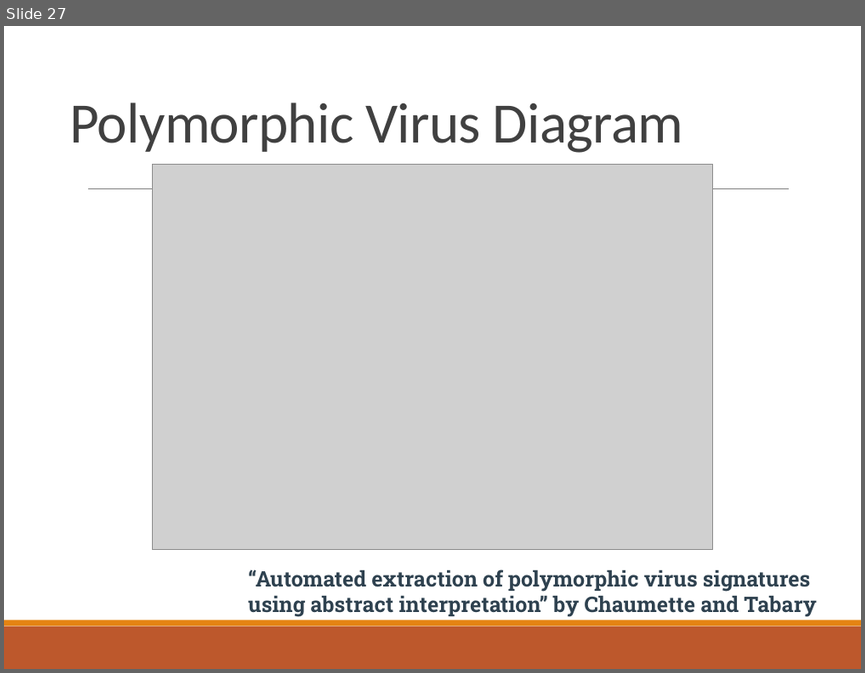
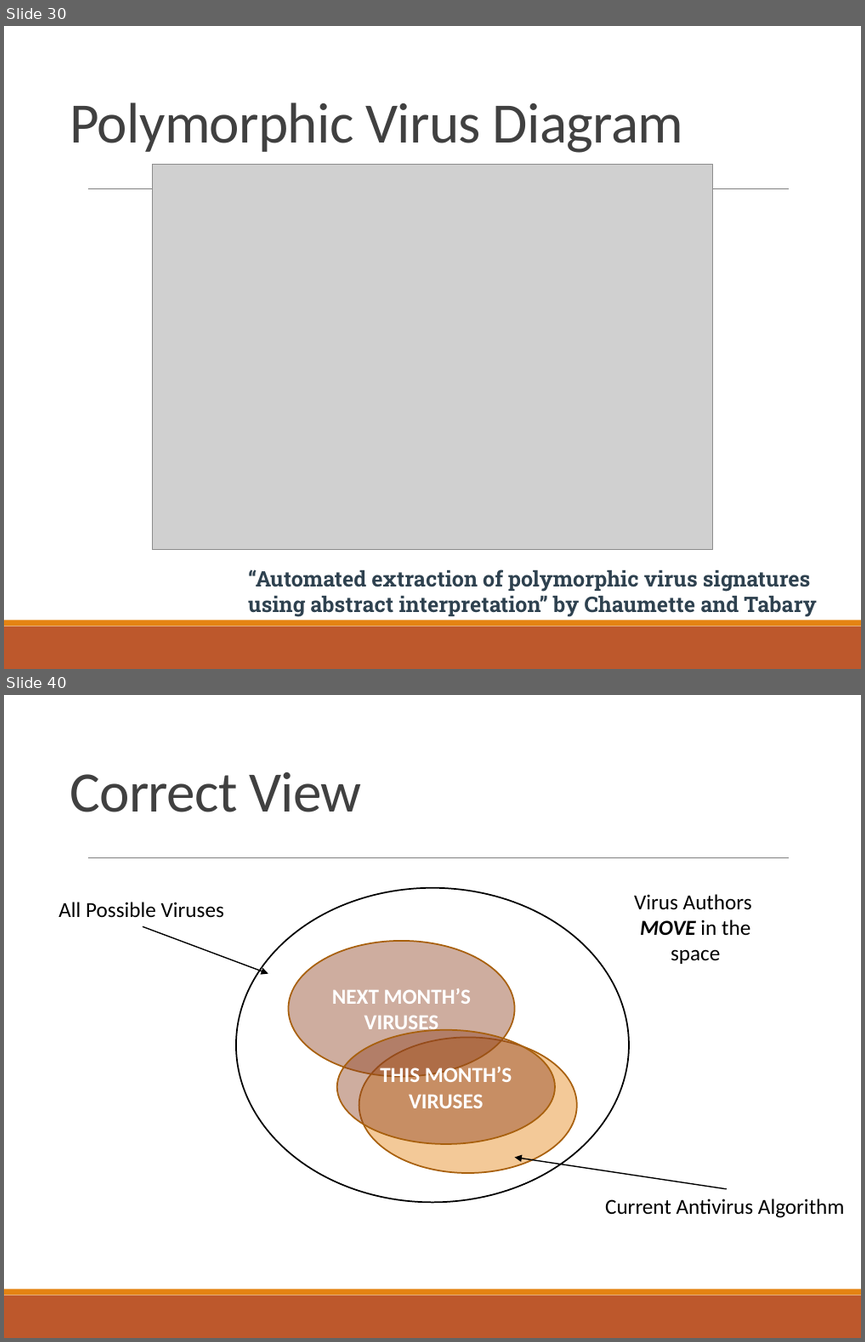
Before and after one commit to CrimsonVista/UTAustin-Courses, a slide deck: 2020fa_cs361s/lectures/20201026_malicious_software.pptx. Shown one above the other, each under a label of ours: slide 27 before the commit, slides 30 and 40 after it; the slides between them are not shown. The pictures are 865x673 and 865x1342 pixels, drawn with LibreOffice and Linux fonts; fonts in the diff are those of the drawing; grey boxes stand for pictures. Boxes give left, top, right and bottom in pixels: in the first picture for what was removed or moved away, otherwise in the second. Text is boxed around its words. In the diff, an @@ line names an element or a change of style, - is before the commit and + after.

```diff
--- a/2020fa_cs361s/lectures/20201026_malicious_software.pptx
+++ b/2020fa_cs361s/lectures/20201026_malicious_software.pptx
@@ slide 40 added at <box>4,695,861,1338</box>, background #FFFFFF; not listed: 3 template elements that a slide beside it also shows @@
@@ title added at <box>69,772,361,812</box>, 48 pt, text #404040 @@
+Correct View
@@ ellipse added at <box>236,888,629,1202</box>, fill #FFFFFF, outline #000000 1.25 pt @@
@@ text added at <box>634,894,752,964</box>, 18 pt, text #000000 @@
+Virus Authors
+MOVE in the
+space
@@ text added at <box>58,902,224,918</box>, 18 pt, text #000000 @@
+All Possible Viruses
@@ arrow added from (143, 926) to (268, 974), #000000 1 pt @@
@@ ellipse added at <box>289,941,515,1077</box>, fill #8E4221 at 43% opacity, outline #A9610D 1.25 pt, 18 pt, text #FFFFFF, bold @@
+NEXT MONTH’S VIRUSES
@@ ellipse added at <box>337,1030,555,1144</box>, fill #8E4221 at 43% opacity, outline #A9610D 1.25 pt, 18 pt, text #FFFFFF, bold @@
+THIS MONTH’S VIRUSES
@@ ellipse added at <box>358,1037,576,1172</box>, fill #E48312 at 43% opacity, outline #A9610D 1.25 pt @@
@@ arrow added from (726, 1189) to (515, 1157), #000000 1 pt @@
@@ text added at <box>605,1198,845,1218</box>, 18 pt, text #000000 @@
+Current Antivirus Algorithm
@@ what was slide 27 is now slide 30 @@
```
Also in this commit, not shown: 4 slides changed, 17 other slides added, 1 slide removed, 1 other file.
